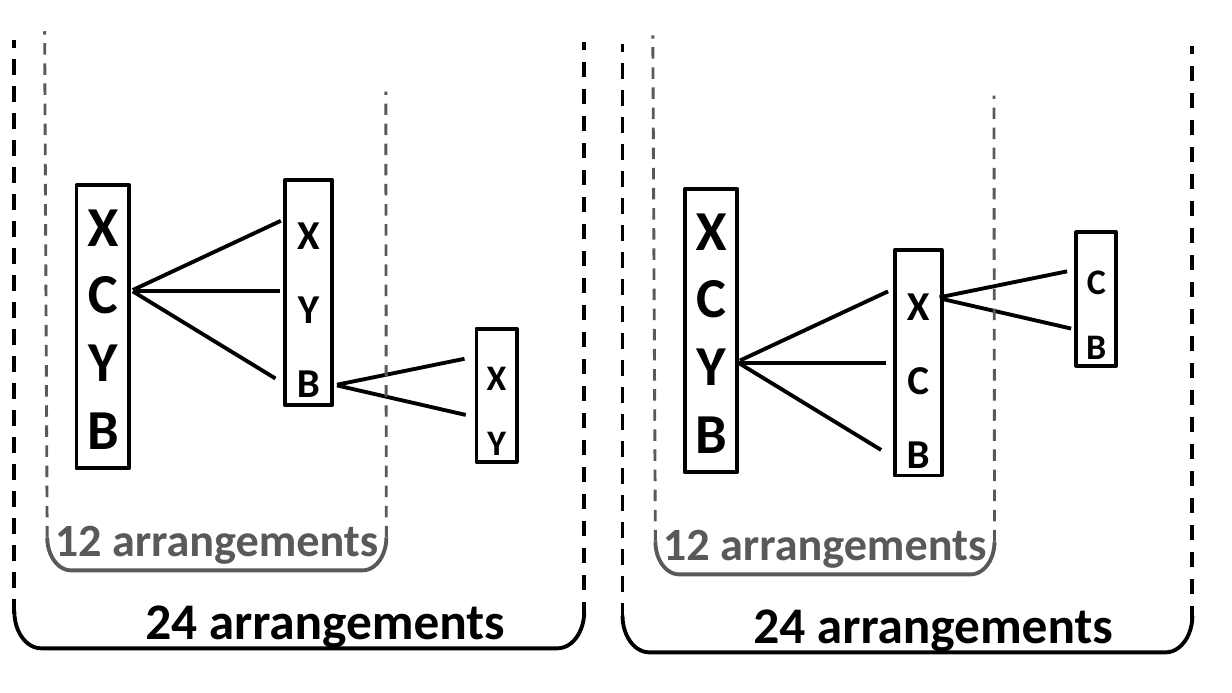
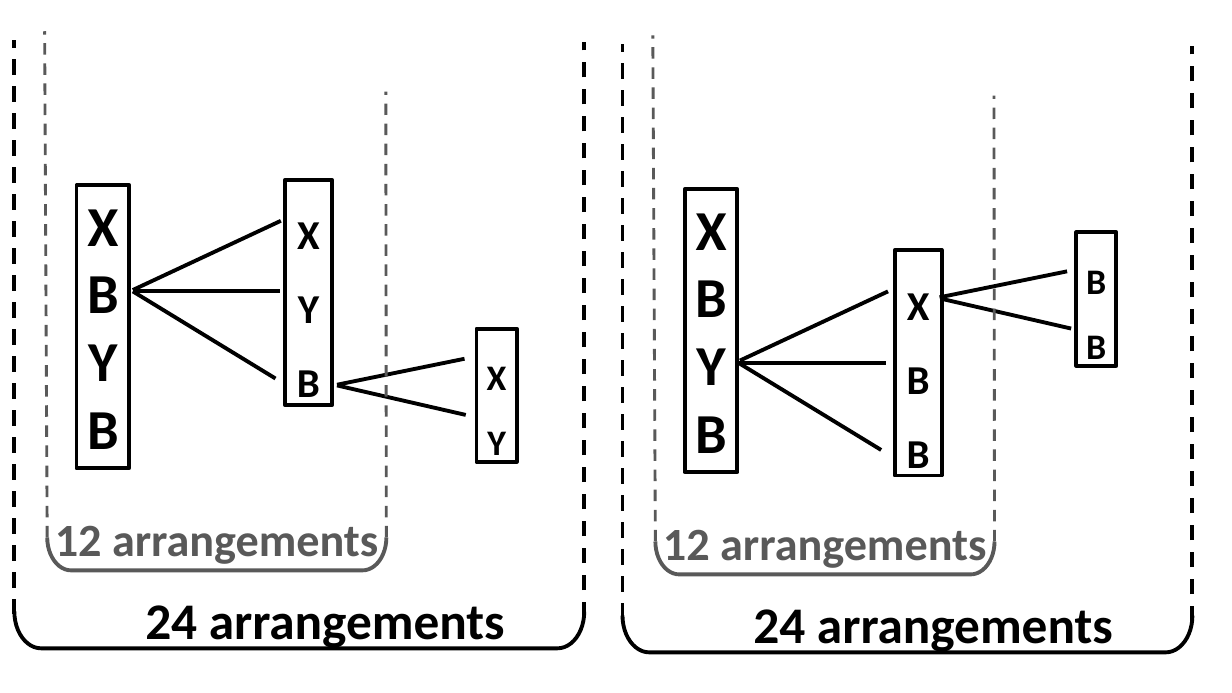
Before and after one commit to TheMysteriousHacker/TheMysteriousHacker.github.io, a slide deck: slide 4 of dismaths/binomial_theorem/binomial_theorem.pptx (slide 5 before the commit). Drawn at 1232x693 pixels with LibreOffice and Linux fonts; fonts in the diff are those of the drawing. Boxes give left, top, right and bottom in pixels: in the first picture for what was removed or moved away, otherwise in the second. Text is boxed around its words. In the diff, an @@ line names an element or a change of style, - is before the commit and + after.

```diff
--- a/dismaths/binomial_theorem/binomial_theorem.pptx
+++ b/dismaths/binomial_theorem/binomial_theorem.pptx
@@ text in rectangle at bbox=[87, 209, 119, 449]: text changed @@
-X C Y B
+X B Y B
@@ text in rectangle at bbox=[695, 213, 727, 453]: text changed @@
-X C Y B
+X B Y B
@@ text in rectangle at bbox=[1087, 270, 1106, 295]: paragraph removed @@
-C
@@ text in rectangle at bbox=[907, 367, 930, 477]: text changed @@
-C B
+B B
```
Also in this commit, not shown: 3 slides added, 4 slides removed, 9 other files.
